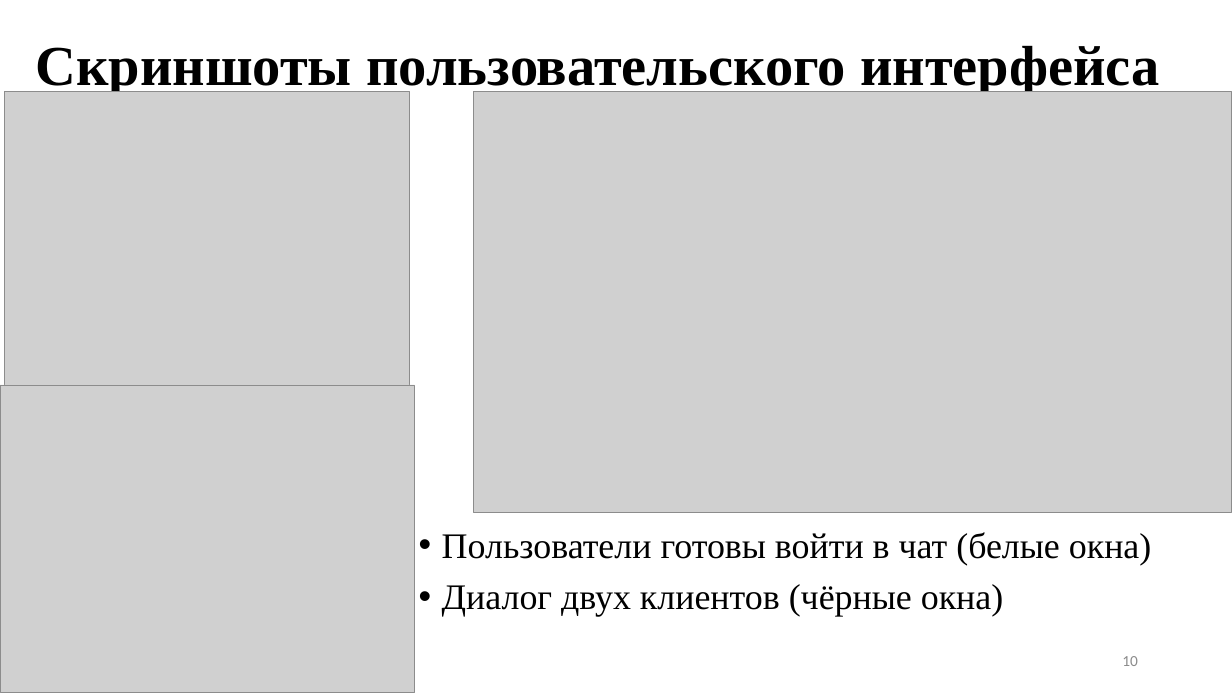
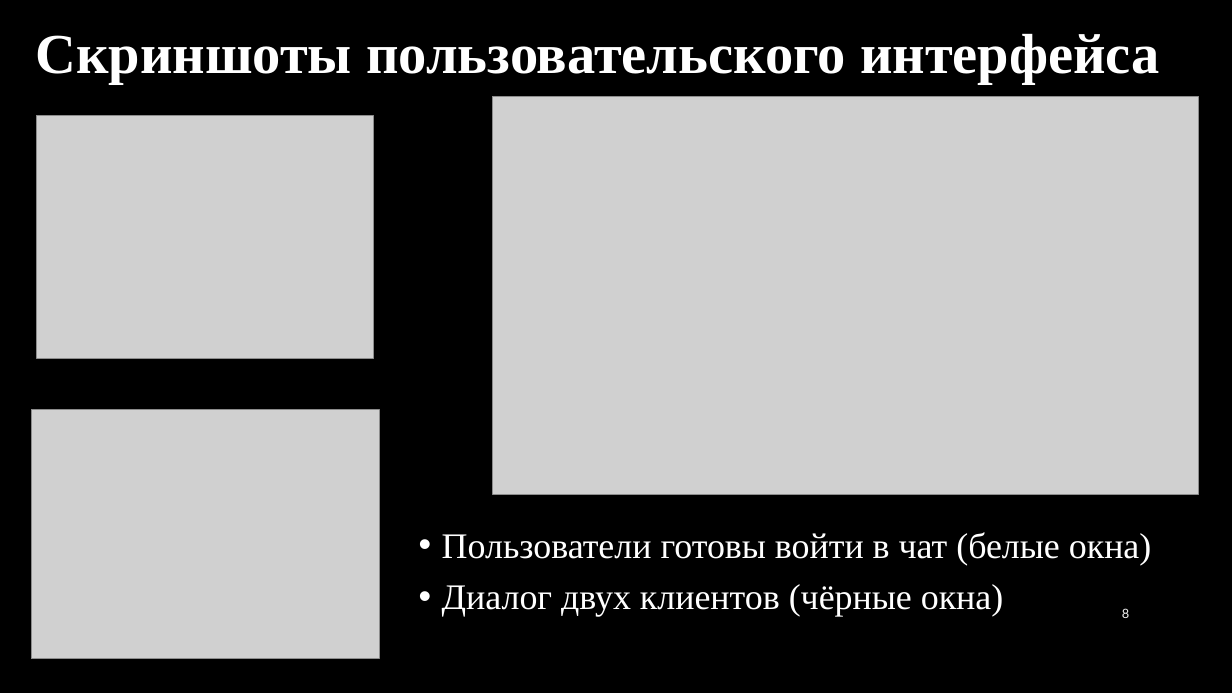
Before and after one commit to Pablo3sc0bar/KB_BMSTU, a slide deck: slide 8 of Презентация.pptx (slide 10 before the commit). Drawn at 1232x693 pixels with LibreOffice and Linux fonts; fonts in the diff are those of the drawing; grey boxes stand for pictures; background and template pictures are left out. Boxes give left, top, right and bottom in pixels: in the first picture for what was removed or moved away, otherwise in the second. Text is boxed around its words. In the diff, an @@ line names an element or a change of style, - is before the commit and + after.

```diff
--- a/Презентация.pptx
+++ b/Презентация.pptx
@@ background #FFFFFF to picture (left out) @@
@@ text "Скриншоты пользовательского интерфейса" at (x1=35, y1=33, x2=1160, y2=85): text colour #000000 to #FFFFFF @@
@@ text "Скриншоты пользовательского интерфейса" moved from (x1=35, y1=45, x2=1160, y2=96) to (x1=35, y1=33, x2=1160, y2=85) @@
@@ picture resized from (x1=5, y1=91, x2=409, y2=392) to (x1=37, y1=116, x2=374, y2=358) @@
@@ picture resized from (x1=473, y1=91, x2=1232, y2=512) to (x1=493, y1=96, x2=1199, y2=494) @@
@@ picture resized from (x1=0, y1=385, x2=414, y2=693) to (x1=31, y1=409, x2=379, y2=659) @@
@@ text "Пользователи готовы войти в чат ..." at (x1=442, y1=532, x2=1151, y2=617): text colour #000000 to #FFFFFF @@
@@ page number added at (x1=1122, y1=608, x2=1129, y2=618), 10 pt, text #F2F2F2 @@
+8
@@ page number removed at (x1=1122, y1=656, x2=1138, y2=666) @@
-10
```
Also in this commit, not shown: 9 other slides changed, 1 slide added, 3 slides removed, 2 other files.
